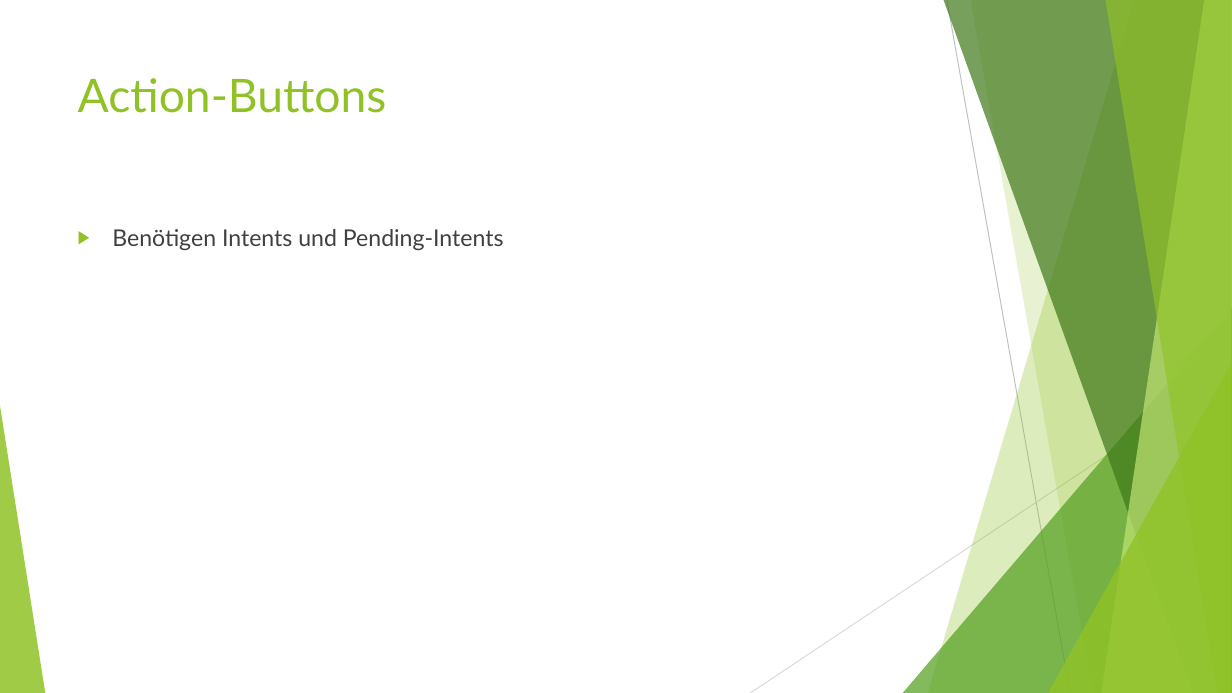
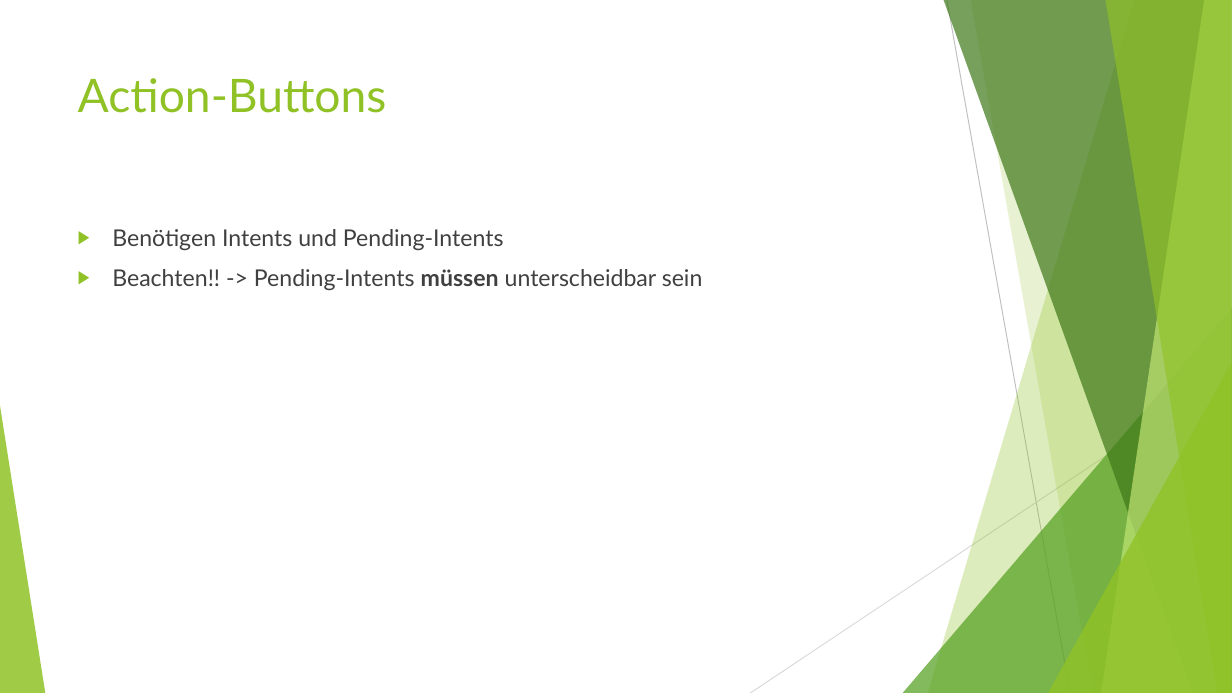
Before and after one commit to Cayleb-Ordo/Notification-Demo, a slide deck: slide 6 of Dokumentation/Präsentation/Push-Notifications.pptx. Drawn at 1232x693 pixels with LibreOffice and Linux fonts; fonts in the diff are those of the drawing. Boxes give left, top, right and bottom in pixels: in the first picture for what was removed or moved away, otherwise in the second. Text is boxed around its words. In the diff, an @@ line names an element or a change of style, - is before the commit and + after.

```diff
--- a/Dokumentation/Präsentation/Push-Notifications.pptx
+++ b/Dokumentation/Präsentation/Push-Notifications.pptx
@@ text at bbox=[112, 269, 703, 290]: paragraph added @@
+▶ Beachten!! -> Pending-Intents müssen unterscheidbar sein
```
Also in this commit, not shown: 1 other slide changed, 3 slides added, 28 other files.
